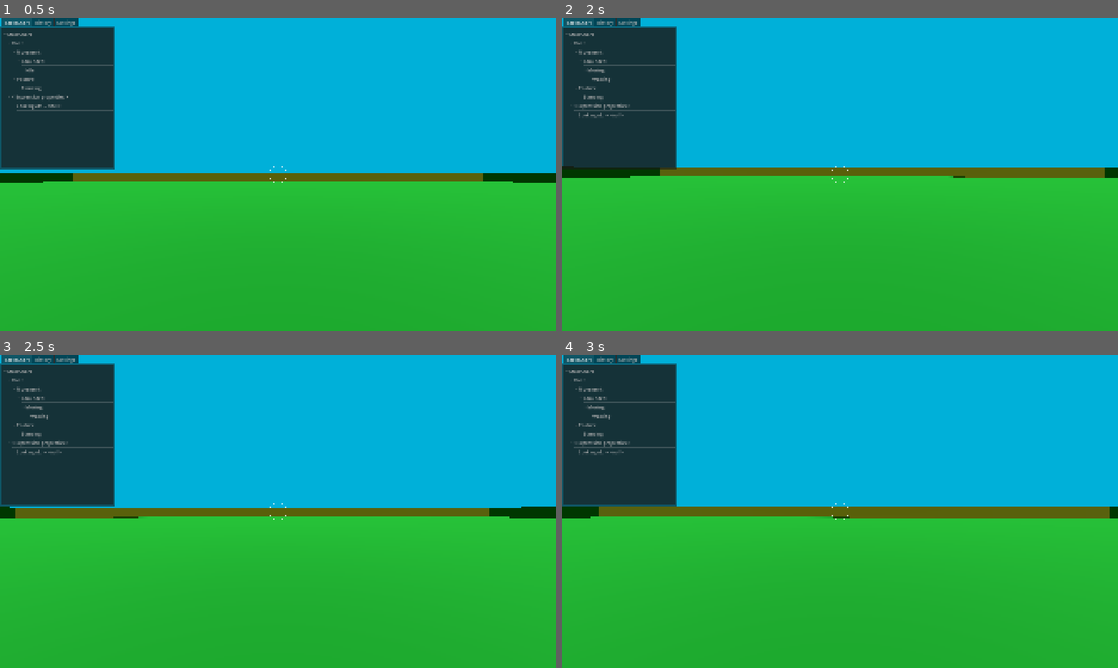
Above: before the commit, frames 1-4 (two rows, left to right).
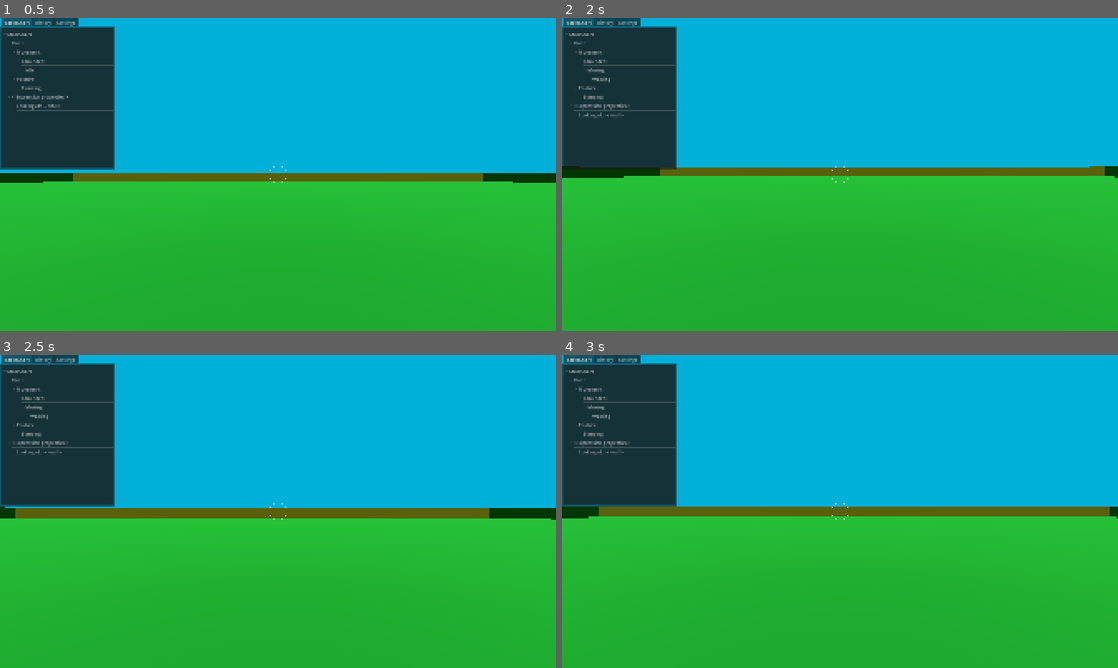
Above: after the commit, the same moments.

Repository: janisl/rpg-core
Game: Godot game, scene res://systems/main_scene.tscn
Same seed, same stepped clock (60 frames per second), same inputs: the game is played once before the commit and once after it.
Inputs (mouse positions are in pixels of both pictures, inside the frame that each line leads up to):
- Up to frame 1 (0.5 s): no input
- Up to frame 2 (2 s): tap Enter at 0.5 s; move the mouse to (867, 174) at 0.52 s; hold Shift (crouch) 0.53-1.28 s; hold W (forward) from 0.53 s (still down); tap Space (jump) at 0.77, 1.52 s; move the mouse to (812, 174) at 1.27 s; tap Ctrl (sprint) at 1.35 s
- Up to frame 3 (2.5 s): keep holding W (forward); move the mouse to (289, 505) at 2.02 s; hold Z (test) from 2.03 s (still down)
- Up to frame 4 (3 s): keep holding W (forward); move the mouse to (834, 517) at 2.77 s; release Z (test) at 2.78 s; tap Shift (crouch) at 2.85 s

Frame 1 is identical in both runs. In frame 2, 0.2% of the frame differs, in the area x 2-100%, y 47-52%; in frame 3, 0.5%, in the area x 0-100%, y 48-53%; in frame 4, 0.3%.

Commit message:
Add headbob.

Diff:
--- a/actors/player/camera_effects.gd
+++ b/actors/player/camera_effects.gd
@@ -28,6 +28,14 @@
 @export var min_screen_shake := 0.05
 @export var max_screen_shake := 0.5
 
+@export_group("Headbob")
+@export var enable_headbob := true
+@export_range(0.0, 0.1, 0.001) var bob_pitch := 0.05
+@export_range(0.0, 0.1, 0.001) var bob_roll := 0.025
+@export_range(0.0, 0.04, 0.001) var bob_up := 0.005
+@export_range(3.0, 8.0, 0.1) var bob_frequency := 6.0
+
+
 var _fall_value := 0.0
 var _fall_timer := 0.0
 
@@ -38,6 +46,8 @@
 var _weapon_kick_angles := Vector3.ZERO
 
 var _screen_shake_tween: Tween
+
+var _step_timer := 0.0
 
 
 func _process(delta: float) -> void:
@@ -88,6 +98,14 @@
 
 	var velocity := player.velocity
 
+	var speed = Vector2(velocity.x, velocity.z).length()
+	if speed > 0.1 and player.is_on_floor():
+		_step_timer += delta * (speed / bob_frequency)
+		_step_timer = fmod(_step_timer, 1.0)
+	else:
+		_step_timer = 0.0
+	var bob_sin = sin(_step_timer * 2.0 * PI) * 0.5
+
 	var angles := Vector3.ZERO
 	var offset := Vector3.ZERO
 
@@ -118,6 +136,16 @@
 		_weapon_kick_angles = _weapon_kick_angles.move_toward(Vector3.ZERO, weapon_decay * delta)
 		angles += _weapon_kick_angles
 
+	if enable_headbob:
+		var pitch_delta = bob_sin * deg_to_rad(bob_pitch) * speed
+		angles.x -= pitch_delta
+
+		var roll_delta = bob_sin * deg_to_rad(bob_roll) * speed
+		angles.z -= roll_delta
+
+		var bob_height = bob_sin * speed * bob_up
+		offset.y += bob_height
+
 	position = offset
 	rotation = angles
 
